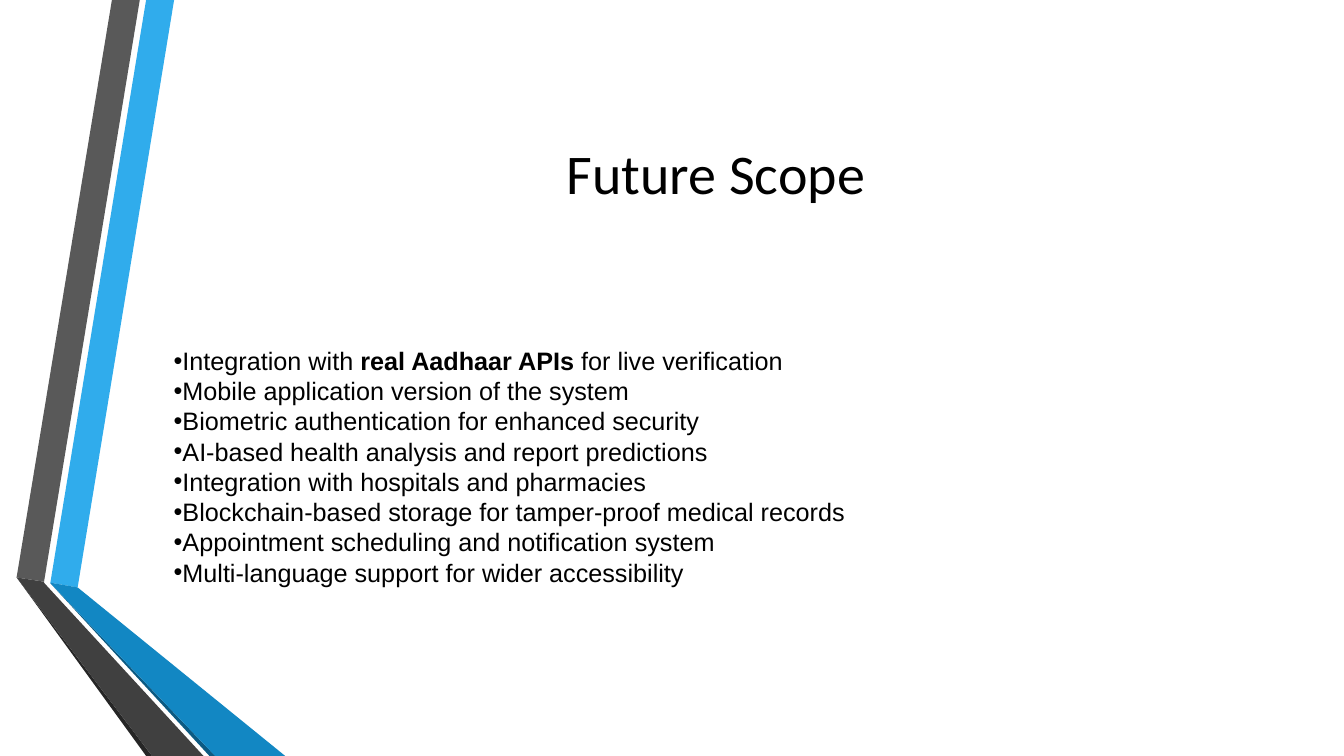
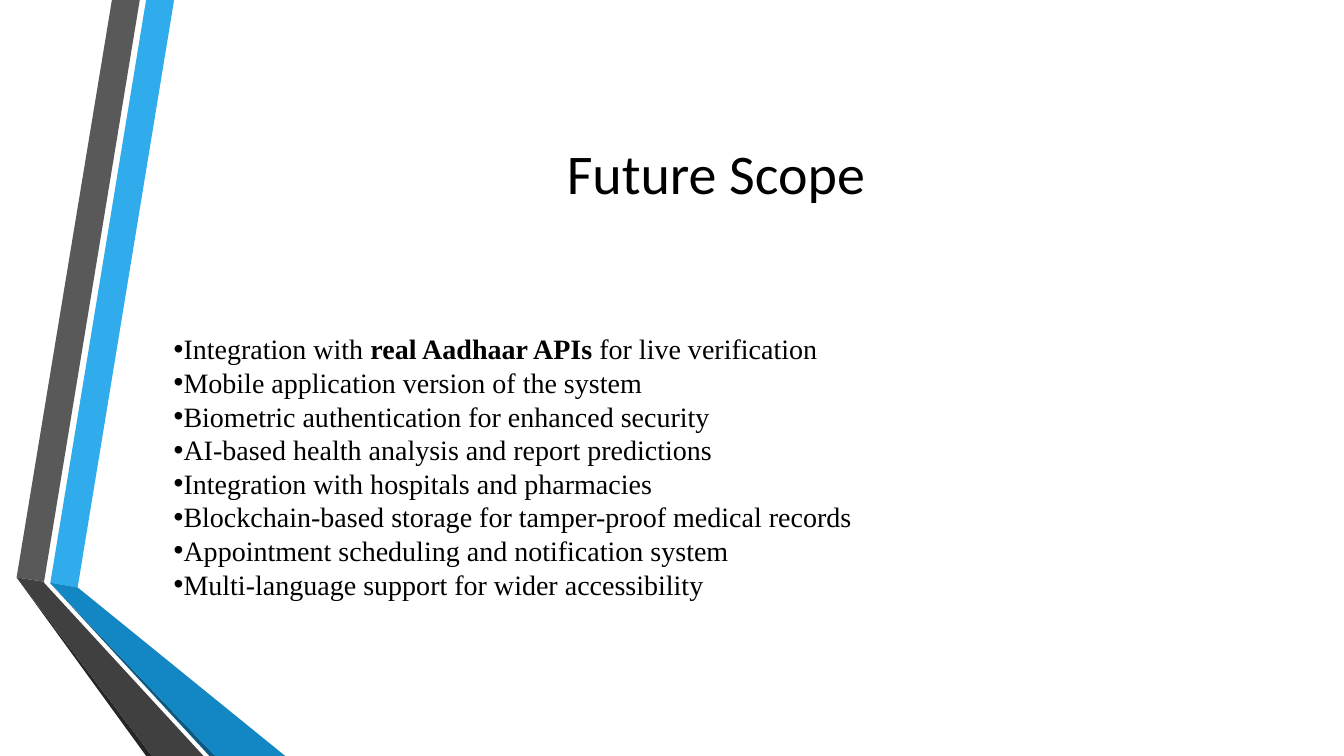
Before and after one commit to kedar3016/DIGITAL_HEALTH_CARD, a slide deck: slide 19 of Digital Health Card.pptx (slide 13 before the commit). Drawn at 1344x756 pixels with LibreOffice and Linux fonts; fonts in the diff are those of the drawing; background and template pictures are left out. Boxes give left, top, right and bottom in pixels: in the first picture for what was removed or moved away, otherwise in the second. Text is boxed around its words. In the diff, an @@ line names an element or a change of style, - is before the commit and + after.

Commit message:
Digital Health Card PPt

```diff
--- a/Digital Health Card.pptx
+++ b/Digital Health Card.pptx
@@ text "Integration with real Aadhaar APIs ...": place and size @@
-text "Integration with real Aadhaar APIs ..." at [174, 351, 845, 587]
+text "Integration with real Aadhaar APIs ..." at [184, 339, 851, 600]
@@ text "Integration with real Aadhaar APIs ..." at [184, 339, 851, 600]: size 18 to 20 pt, font Arial to Times New Roman @@
```
Also in this commit, not shown: 8 other slides changed, 8 slides added, 1 slide removed.
